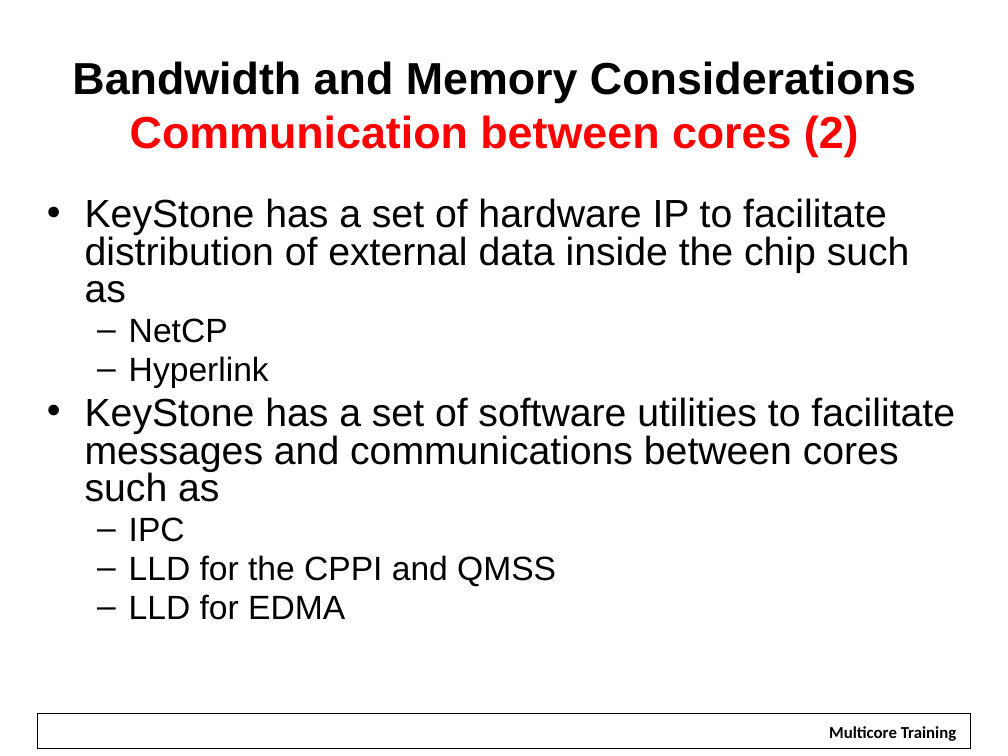
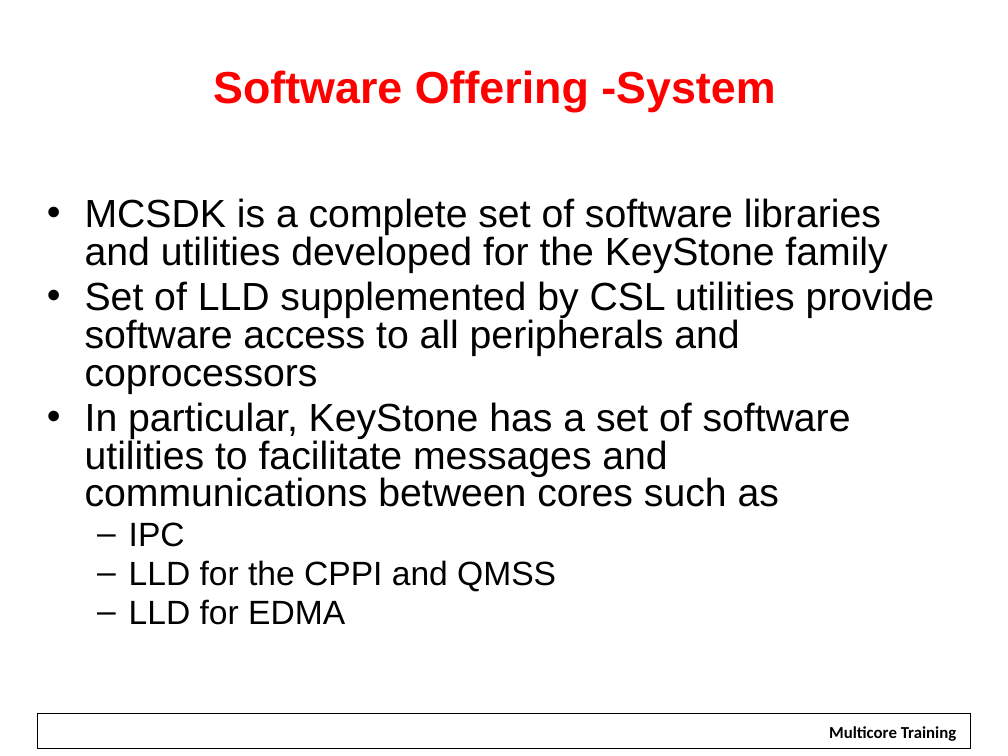
Before and after one commit to hari1989/keystone-workshop, a slide deck: slide 18 of slides/Multicore Design.pptx (slide 19 before the commit). Drawn at 1008x756 pixels with LibreOffice and Linux fonts; fonts in the diff are those of the drawing; background and template pictures are left out. Boxes give left, top, right and bottom in pixels: in the first picture for what was removed or moved away, otherwise in the second. Text is boxed around its words. In the diff, an @@ line names an element or a change of style, - is before the commit and + after.

```diff
--- a/slides/Multicore Design.pptx
+++ b/slides/Multicore Design.pptx
@@ title at <box>213,70,775,112</box>: text changed; text colour #000000 to #FF0000 @@
-Bandwidth and Memory Considerations
-Communication between cores (2)
+Software Offering -System
@@ text at <box>85,198,934,507</box>: text changed @@
-• KeyStone has a set of hardware IP to facilitate distribution of external data inside the chip such as
-  – NetCP
-  – Hyperlink
-• KeyStone has a set of software utilities to facilitate messages and communications between cores such as
+• MCSDK is a complete set of software libraries and utilities developed for the KeyStone family
+• Set of LLD supplemented by CSL utilities provide software access to all peripherals and coprocessors
+• In particular, KeyStone has a set of software utilities to facilitate messages and communications between cores such as
```
Also in this commit, not shown: 7 other slides changed, 7 slides added, 7 slides removed.
